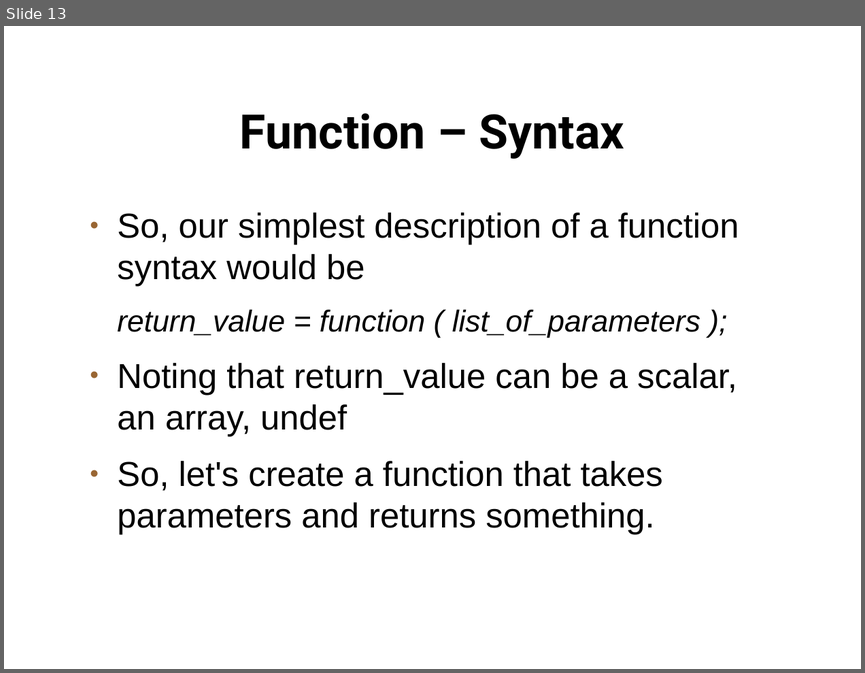
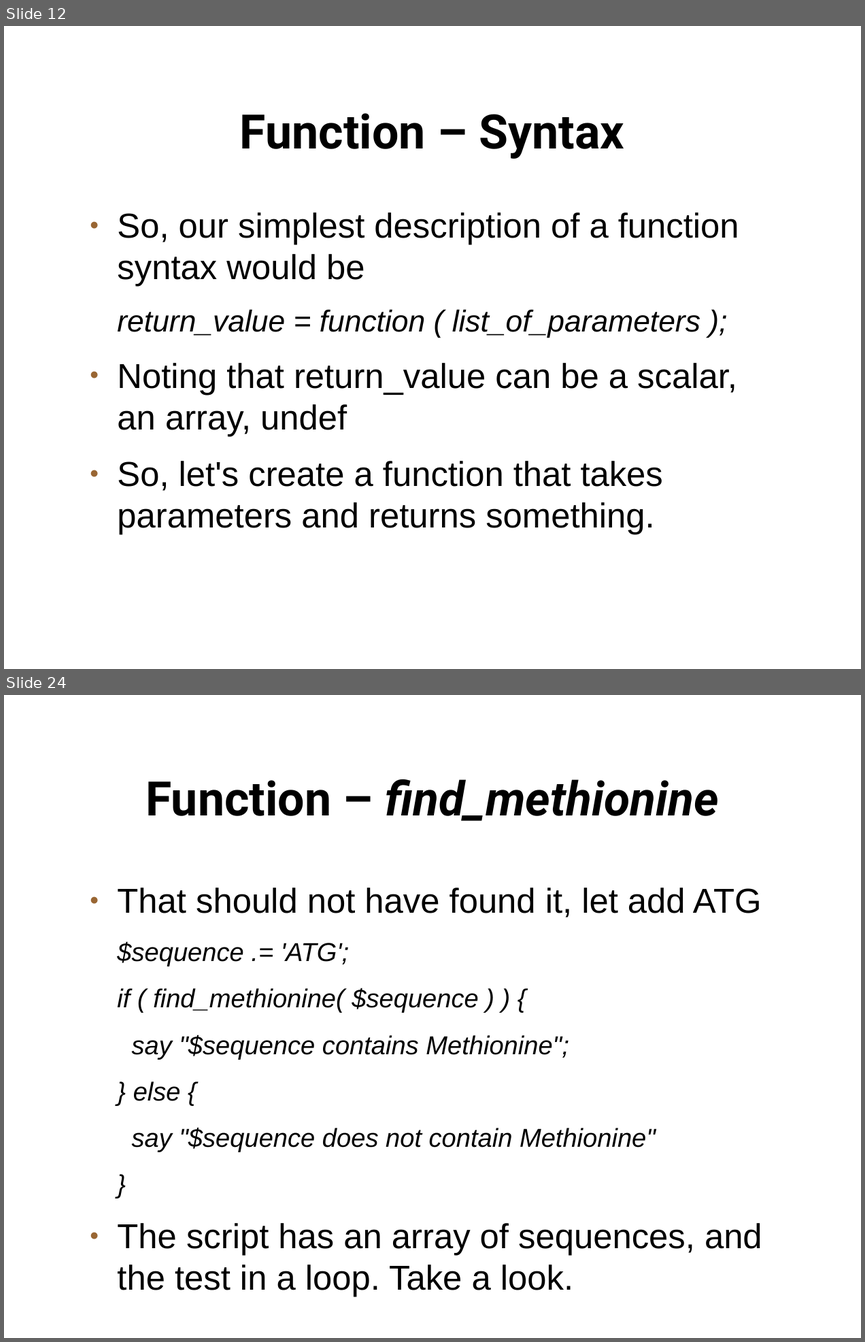
Before and after one commit to setitesuk/presentations, a slide deck: perl_course/08-functions/functions.odp. Shown one above the other, each under a label of ours: slide 13 before the commit, slides 12 and 24 after it; the slides between them are not shown. The pictures are 865x673 and 865x1342 pixels, drawn with LibreOffice and Linux fonts; fonts in the diff are those of the drawing; background and template pictures are left out. Boxes give left, top, right and bottom in pixels: in the first picture for what was removed or moved away, otherwise in the second. Text is boxed around its words. In the diff, an @@ line names an element or a change of style, - is before the commit and + after.

Commit message:
functions slides

```diff
--- a/perl_course/08-functions/functions.odp
+++ b/perl_course/08-functions/functions.odp
@@ slide 24 added at box(4, 695, 861, 1338), background picture (left out) @@
@@ title added at box(145, 779, 719, 821), 44 pt, text #000000, bold, italic @@
+Function – find_methionine
@@ text added at box(117, 887, 762, 1290), 24 pt, text #000000, italic @@
+● That should not have found it, let add ATG
+$sequence .= 'ATG';
+if ( find_methionine( $sequence ) ) {
+say "$sequence contains Methionine";
+} else {
+say "$sequence does not contain Methionine"
+}
+● The script has an array of sequences, and the test in a loop. Take a look.
@@ what was slide 13 is now slide 12 @@
```
Also in this commit, not shown: 1 slide changed, 29 other slides added, 1 slide removed, 5 other files.
